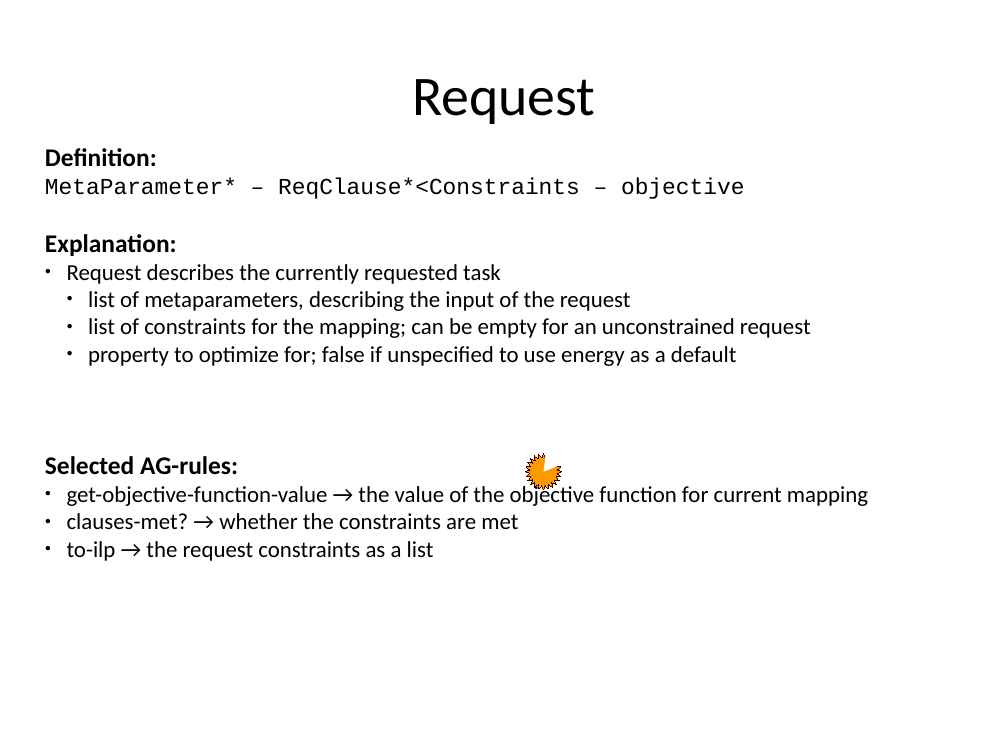
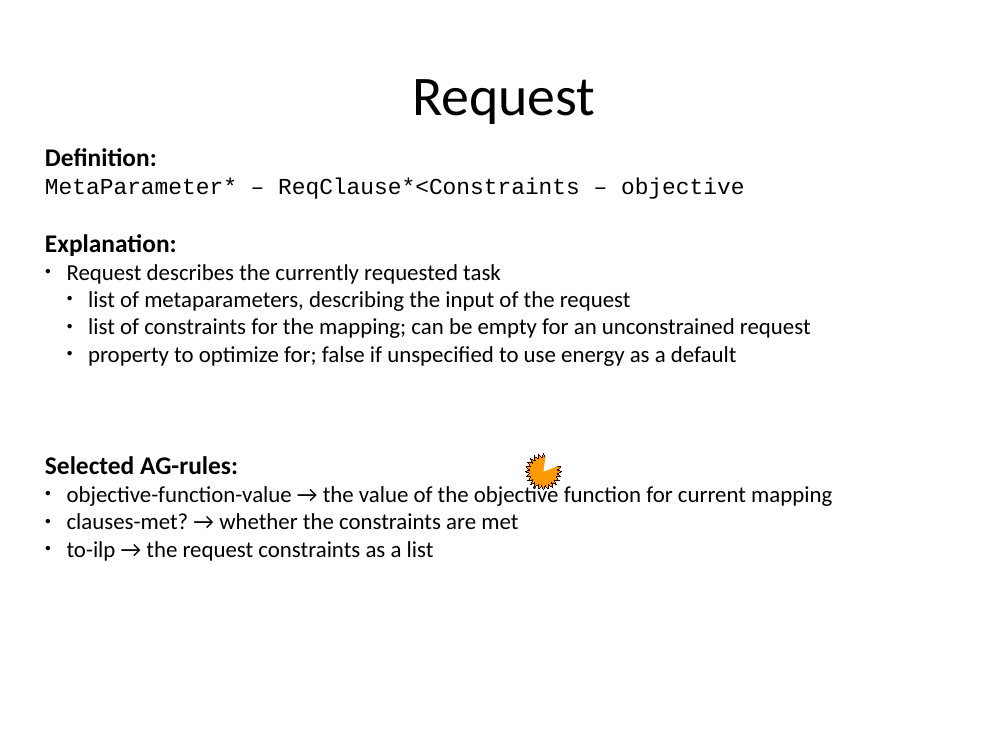
Before and after one commit to rene-schoene/racr-mquat, a slide deck: slide 32 of doc/the-model.odp (slide 25 before the commit). Drawn at 1008x756 pixels with LibreOffice and Linux fonts; fonts in the diff are those of the drawing. Boxes give left, top, right and bottom in pixels: in the first picture for what was removed or moved away, otherwise in the second. Text is boxed around its words. In the diff, an @@ line names an element or a change of style, - is before the commit and + after.

```diff
--- a/doc/the-model.odp
+++ b/doc/the-model.odp
@@ text at bbox=[67, 483, 832, 506]: text changed @@
-● get-objective-function-value → the value of the objective function for current mapping
+● objective-function-value → the value of the objective function for current mapping
```
Also in this commit, not shown: 21 other slides changed, 7 slides added, 1 other file.
